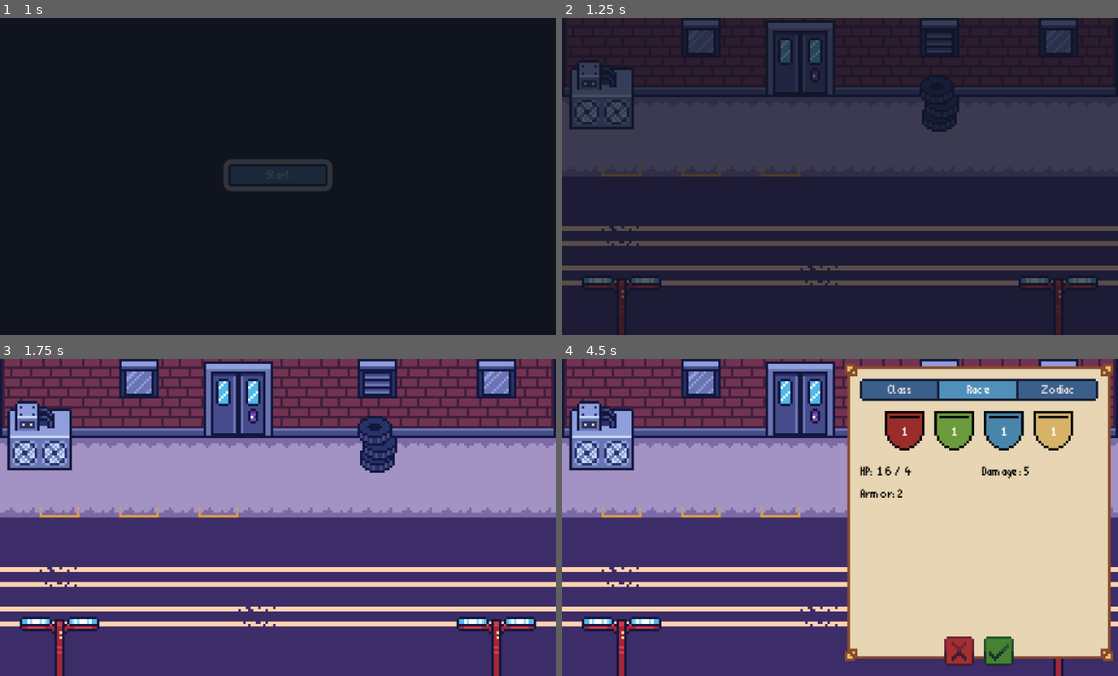
Above: before the commit, frames 1-4 (two rows, left to right).
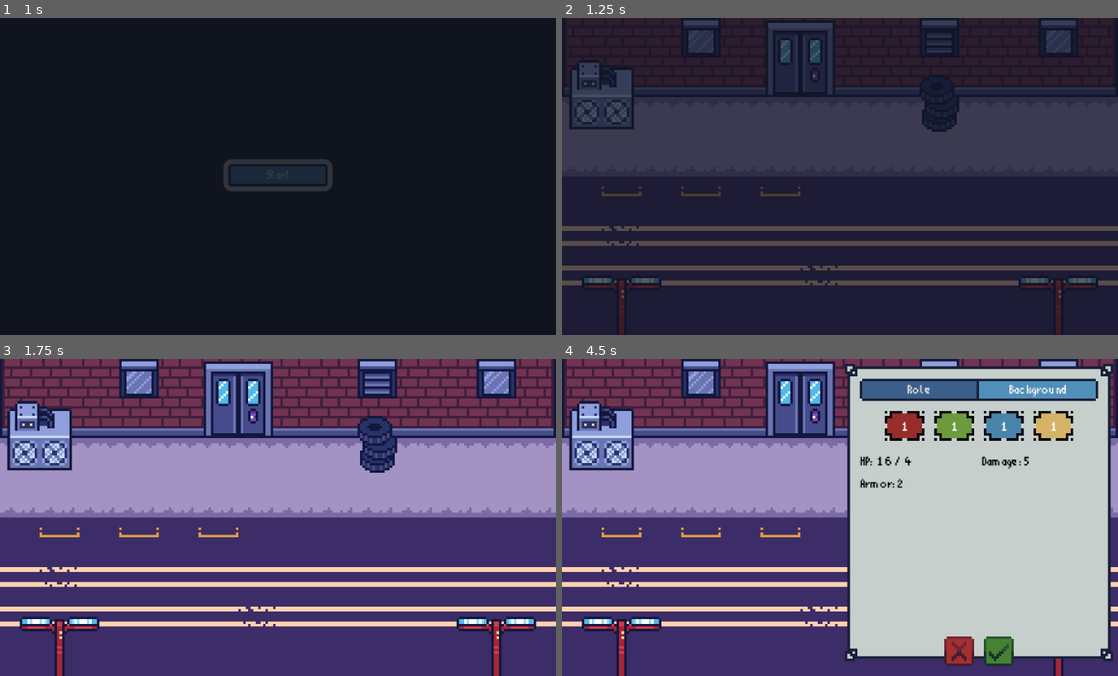
Above: after the commit, the same moments.

Repository: Paraldos/AdventureGame
Game: Godot game, scene res://title_screen/title_screen.tscn
Two runs of this game, one before a commit and one after it. Both use one fixed random seed, a clock stepped at 60 frames per second and the inputs below.
Inputs (mouse positions are in pixels of both pictures, inside the frame that each line leads up to):
- Up to frame 1 (1 s): click "Start" at 0.5 s
- Up to frame 2 (1.25 s): no input
- Up to frame 3 (1.75 s): click (61, 473) at 1.27 s
- Up to frame 4 (4.5 s): click (623, 473) at 2.02 s; click (901, 390) at 2.75 s, where only the run before the commit has a clickable "Class"; click (917, 390) at 3.5 s, where only the run after the commit has a clickable "Role"; click "Race" (after the commit: "Background") at 4.25 s

Frame 1 is identical in both runs. In frame 2, 0.3% of the frame differs, in the area x 7-43%, y 46-57%; in frame 3, 0.5%; in frame 4, 40%, in the area x 7-100%, y 1-96%.

Commit message:
basic setup role btn

Diff:
--- a/game/game.tscn
+++ b/game/game.tscn
@@ -427,29 +427,29 @@
 
 [node name="Slot" parent="." instance=ExtResource("5_dakft")]
 unique_name_in_owner = true
-position = Vector2(24, 48)
+position = Vector2(24, 56)
 
 [node name="Slot1" parent="." instance=ExtResource("5_dakft")]
 unique_name_in_owner = true
-position = Vector2(56, 48)
+position = Vector2(56, 56)
 index = 1
 
 [node name="Slot2" parent="." instance=ExtResource("5_dakft")]
 unique_name_in_owner = true
-position = Vector2(88, 48)
+position = Vector2(88, 56)
 index = 2
 
 [node name="Slot3" parent="." instance=ExtResource("5_dakft")]
 unique_name_in_owner = true
-position = Vector2(136, 48)
+position = Vector2(136, 56)
 index = 3
 
 [node name="Slot4" parent="." instance=ExtResource("5_dakft")]
 unique_name_in_owner = true
-position = Vector2(168, 48)
+position = Vector2(168, 56)
 index = 4
 
 [node name="Slot5" parent="." instance=ExtResource("5_dakft")]
 unique_name_in_owner = true
-position = Vector2(200, 48)
+position = Vector2(200, 56)
 index = 5
--- a/hero_creation/hero_creation.gd
+++ b/hero_creation/hero_creation.gd
@@ -2,16 +2,16 @@
 
 @onready var class_btn: Button = %ClassBtn
 @onready var roles_container: VBoxContainer = %RolesContainer
-@onready var list_of_classes = [
-	'fighter'
-]
 
+var bp_role_btn = preload("res://hero_creation/role_btn.tscn")
 var index = 0
 
 func _ready() -> void:
 	roles_container.visible = false
 	for role in CreatureManager.hero_roles:
-		print(role.name)
+		var btn = bp_role_btn.instantiate()
+		btn.role = role
+		roles_container.add_child(btn)
 
 func _on_x_btn_pressed() -> void:
 	queue_free()
@@ -19,7 +19,7 @@
 func _on_accept_btn_pressed() -> void:
 	queue_free()
 
-func _on_class_btn_pressed() -> void:
+func _on_role_btn_pressed() -> void:
 	roles_container.visible = !roles_container.visible
 
 func _on_race_btn_pressed() -> void:
--- a/hero_creation/hero_creation.tscn
+++ b/hero_creation/hero_creation.tscn
@@ -1,10 +1,9 @@
-[gd_scene load_steps=11 format=3 uid="uid://guy552h6jltk"]
+[gd_scene load_steps=10 format=3 uid="uid://guy552h6jltk"]
 
 [ext_resource type="Theme" uid="uid://dxbr2pe0xoeby" path="res://assets/theme/main_theme.tres" id="1_hjk36"]
 [ext_resource type="Texture2D" uid="uid://d4e048h4rv6bb" path="res://assets/img/attributes.png" id="1_ntd0c"]
 [ext_resource type="Script" uid="uid://bdiryxumx4r3n" path="res://hero_creation/hero_creation.gd" id="2_yfv7x"]
 [ext_resource type="Texture2D" uid="uid://c5crnfwg3lwyl" path="res://assets/img/btn1.png" id="3_n1wo6"]
-[ext_resource type="Texture2D" uid="uid://bx8qgm8u2vueq" path="res://assets/img/attribute_bubble.png" id="3_qdwdt"]
 [ext_resource type="Texture2D" uid="uid://b2x7o7ognf3q4" path="res://assets/img/x_btn1.png" id="4_el4w6"]
 [ext_resource type="Texture2D" uid="uid://bwsncca7makd0" path="res://assets/img/accept_btn1.png" id="4_qi0hw"]
 [ext_resource type="Texture2D" uid="uid://b7egansu1kkw0" path="res://assets/img/x_btn2.png" id="5_qdwdt"]
@@ -62,24 +61,18 @@
 layout_mode = 2
 theme_override_constants/separation = -1
 
-[node name="ClassBtn" type="Button" parent="HBoxContainer/MarginContainer/PanelContainer/VBoxContainer/PanelContainer/MarginContainer/HBoxContainer"]
+[node name="RoleBtn" type="Button" parent="HBoxContainer/MarginContainer/PanelContainer/VBoxContainer/PanelContainer/MarginContainer/HBoxContainer"]
 unique_name_in_owner = true
 layout_mode = 2
 size_flags_horizontal = 3
 focus_mode = 0
-text = "Class"
+text = "Role"
 
 [node name="RaceBtn" type="Button" parent="HBoxContainer/MarginContainer/PanelContainer/VBoxContainer/PanelContainer/MarginContainer/HBoxContainer"]
 layout_mode = 2
 size_flags_horizontal = 3
 focus_mode = 0
-text = "Race"
-
-[node name="ZodiacBtn" type="Button" parent="HBoxContainer/MarginContainer/PanelContainer/VBoxContainer/PanelContainer/MarginContainer/HBoxContainer"]
-layout_mode = 2
-size_flags_horizontal = 3
-focus_mode = 0
-text = "Zodiac"
+text = "Background"
 
 [node name="HBoxContainer2" type="HBoxContainer" parent="HBoxContainer/MarginContainer/PanelContainer/VBoxContainer"]
 layout_mode = 2
@@ -212,59 +205,7 @@
 theme = ExtResource("1_hjk36")
 theme_override_constants/separation = -1
 
-[node name="Button" type="Button" parent="RolesContainer"]
-layout_mode = 2
-text = "Fighter"
-alignment = 0
-
-[node name="HBoxContainer" type="HBoxContainer" parent="RolesContainer/Button"]
-layout_mode = 1
-anchors_preset = 15
-anchor_right = 1.0
-anchor_bottom = 1.0
-offset_left = 2.0
-offset_right = -2.0
-grow_horizontal = 2
-grow_vertical = 2
-theme_override_constants/separation = 1
-alignment = 2
-
-[node name="TextureRect2" type="TextureRect" parent="RolesContainer/Button/HBoxContainer"]
-self_modulate = Color(0.64705884, 0.1882353, 0.1882353, 1)
-layout_mode = 2
-texture = ExtResource("3_qdwdt")
-stretch_mode = 5
-
-[node name="TextureRect3" type="TextureRect" parent="RolesContainer/Button/HBoxContainer"]
-self_modulate = Color(0.64705884, 0.1882353, 0.1882353, 1)
-layout_mode = 2
-texture = ExtResource("3_qdwdt")
-stretch_mode = 5
-
-[node name="TextureRect" type="TextureRect" parent="RolesContainer/Button/HBoxContainer"]
-self_modulate = Color(0.45882353, 0.654902, 0.2627451, 1)
-layout_mode = 2
-texture = ExtResource("3_qdwdt")
-stretch_mode = 5
-
-[node name="Button2" type="Button" parent="RolesContainer"]
-layout_mode = 2
-text = "Class 1"
-
-[node name="Button3" type="Button" parent="RolesContainer"]
-layout_mode = 2
-text = "Class 1"
-
-[node name="Button4" type="Button" parent="RolesContainer"]
-layout_mode = 2
-text = "Class 1"
-
-[node name="Button5" type="Button" parent="RolesContainer"]
-layout_mode = 2
-text = "Class 1"
-
-[connection signal="pressed" from="HBoxContainer/MarginContainer/PanelContainer/VBoxContainer/PanelContainer/MarginContainer/HBoxContainer/ClassBtn" to="." method="_on_class_btn_pressed"]
+[connection signal="pressed" from="HBoxContainer/MarginContainer/PanelContainer/VBoxContainer/PanelContainer/MarginContainer/HBoxContainer/RoleBtn" to="." method="_on_role_btn_pressed"]
 [connection signal="pressed" from="HBoxContainer/MarginContainer/PanelContainer/VBoxContainer/PanelContainer/MarginContainer/HBoxContainer/RaceBtn" to="." method="_on_race_btn_pressed"]
-[connection signal="pressed" from="HBoxContainer/MarginContainer/PanelContainer/VBoxContainer/PanelContainer/MarginContainer/HBoxContainer/ZodiacBtn" to="." method="_on_zodiac_btn_pressed"]
 [connection signal="pressed" from="HBoxContainer/MarginContainer/PanelContainer/VBoxContainer/MarginContainer/HBoxContainer3/XBtn" to="." method="_on_x_btn_pressed"]
 [connection signal="pressed" from="HBoxContainer/MarginContainer/PanelContainer/VBoxContainer/MarginContainer/HBoxContainer3/AcceptBtn" to="." method="_on_accept_btn_pressed"]
--- /dev/null
+++ b/hero_creation/role_btn.gd
@@ -0,0 +1,9 @@
+extends Button
+
+var role
+
+func _ready() -> void:
+	text = role.name
+
+func _on_pressed() -> void:
+	pass
--- /dev/null
+++ b/hero_creation/role_btn.tscn
@@ -0,0 +1,45 @@
+[gd_scene load_steps=4 format=3 uid="uid://cfnb5h7v65gr1"]
+
+[ext_resource type="Texture2D" uid="uid://bx8qgm8u2vueq" path="res://assets/img/attribute_bubble.png" id="1_l3h6s"]
+[ext_resource type="Theme" uid="uid://dxbr2pe0xoeby" path="res://assets/theme/main_theme.tres" id="1_ndfcg"]
+[ext_resource type="Script" uid="uid://b3wp2bagebxp0" path="res://hero_creation/role_btn.gd" id="2_ba7i1"]
+
+[node name="RoleBtn" type="Button"]
+offset_right = 56.0
+offset_bottom = 9.0
+theme = ExtResource("1_ndfcg")
+text = "?!"
+alignment = 0
+script = ExtResource("2_ba7i1")
+
+[node name="HBoxContainer" type="HBoxContainer" parent="."]
+layout_mode = 1
+anchors_preset = 15
+anchor_right = 1.0
+anchor_bottom = 1.0
+offset_left = 2.0
+offset_right = -2.0
+grow_horizontal = 2
+grow_vertical = 2
+theme_override_constants/separation = 1
+alignment = 2
+
+[node name="TextureRect2" type="TextureRect" parent="HBoxContainer"]
+self_modulate = Color(0.64705884, 0.1882353, 0.1882353, 1)
+layout_mode = 2
+texture = ExtResource("1_l3h6s")
+stretch_mode = 5
+
+[node name="TextureRect3" type="TextureRect" parent="HBoxContainer"]
+self_modulate = Color(0.64705884, 0.1882353, 0.1882353, 1)
+layout_mode = 2
+texture = ExtResource("1_l3h6s")
+stretch_mode = 5
+
+[node name="TextureRect" type="TextureRect" parent="HBoxContainer"]
+self_modulate = Color(0.45882353, 0.654902, 0.2627451, 1)
+layout_mode = 2
+texture = ExtResource("1_l3h6s")
+stretch_mode = 5
+
+[connection signal="pressed" from="." to="." method="_on_pressed"]
--- a/singeltons/creature_manager.gd
+++ b/singeltons/creature_manager.gd
@@ -106,18 +106,29 @@
     "Neo"
 ]
 var fighter = {
-	name = "",
+	name = "Fighter",
 	max_hp = 50,
 	current_hp = 50,
-	strength = 1,
+	strength = 2,
 	dex = 1,
-	wits = 1,
-	charm = 1,
+	wits = 0,
+	charm = 0,
+	level = 1,
+	template = 'res://creatures/fighter/fighter.tscn'
+}
+var hacker = {
+	name = "Hacker",
+	max_hp = 50,
+	current_hp = 50,
+	strength = 0,
+	dex = 1,
+	wits = 2,
+	charm = 0,
 	level = 1,
 	template = 'res://creatures/fighter/fighter.tscn'
 }
 var hero_roles = [
-	fighter
+	fighter, hacker
 ]
 
 func _ready() -> void:
Binary file changed: assets/img/attributes.aseprite
Binary file changed: assets/img/attributes.png
Binary file changed: assets/img/panel.aseprite
Binary file changed: assets/img/panel.png
Not shown, added: hero_creation/role_btn.gd.uid
